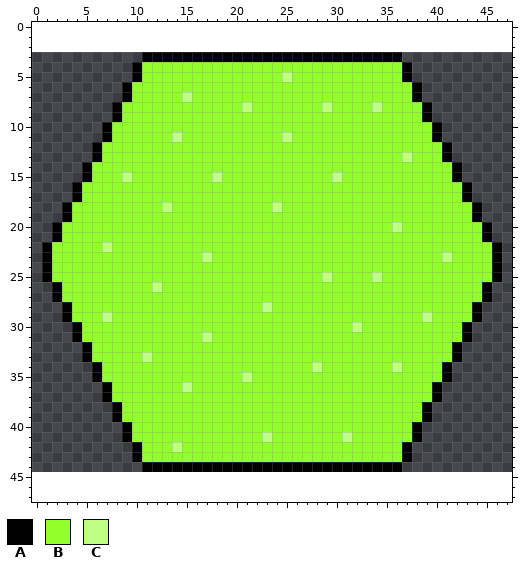
Pixel-art sprite, stored at android/assets/sprites/grass_tile.png. Above: the version before the commit.
The file is 48x42 pixels. Pixels under 10% opacity are left out. The old version is drawn lined up with the new one, on the new canvas.
Palette (. is transparent): A #000000  B #92ff2d  C #bfff84
Now the later version:
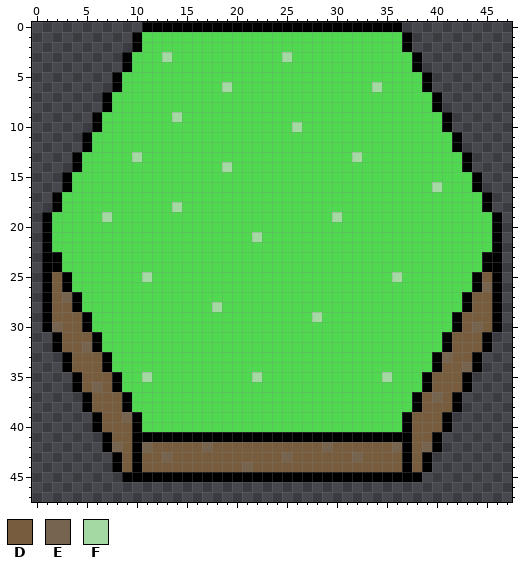
Colours new in this view: D #775c3d  E #77644e  F #a4d9a4
From the commit log: Added tile textures and broke with sorting
Change:
canvas 48x42 -> 48x48, the old top-left corner now at 0,3
colour B: #92ff2d -> #50d950
y 0: x 11..36 .......................... -> AAAAAAAAAAAAAAAAAAAAAAAAAA
y 1..2: x 10..37 ............................ -> ABBBBBBBBBBBBBBBBBBBBBBBBBBA
y 3: x 9..38 ..AAAAAAAAAAAAAAAAAAAAAAAAAA.. -> ABBBFBBBBBBBBBBBFBBBBBBBBBBBBA
y 4: x 9..10 .A -> AB; x 37..38 A. -> BA
y 5: x 8..10 ..A -> ABB; x 25 C -> B; x 37..39 A.. -> BBA
y 6: x 8..9 .A -> AB; x 19 B -> F; x 34 B -> F; x 38..39 A. -> BA
y 7: x 7..9 ..A -> ABB; x 15 C -> B; x 38..40 A.. -> BBA
y 8: x 7..8 .A -> AB; x 21 C -> B; x 29 C -> B; x 34 C -> B; x 39..40 A. -> BA
y 9: x 6..8 ..A -> ABB; x 14 B -> F; x 39..41 A.. -> BBA
y 10: x 6..7 .A -> AB; x 26 B -> F; x 40..41 A. -> BA
y 11: x 5..7 ..A -> ABB; x 14 C -> B; x 25 C -> B; x 40..42 A.. -> BBA
y 12: x 5..6 .A -> AB; x 41..42 A. -> BA
y 13: x 4..6 ..A -> ABB; x 10 B -> F; x 32 B -> F; x 37 C -> B; x 41..43 A.. -> BBA
y 14: x 4..5 .A -> AB; x 19 B -> F; x 42..43 A. -> BA
y 15: x 3..5 ..A -> ABB; x 9 C -> B; x 18 C -> B; x 30 C -> B; x 42..44 A.. -> BBA
y 16: x 3..4 .A -> AB; x 40 B -> F; x 43..44 A. -> BA
y 17: x 2..4 ..A -> ABB; x 43..45 A.. -> BBA
y 18: x 2..3 .A -> AB; x 13..14 CB -> BF; x 24 C -> B; x 44..45 A. -> BA
y 19: x 1..3 ..A -> ABB; x 7 B -> F; x 30 B -> F; x 44..46 A.. -> BBA
y 20: x 1..2 .A -> AB; x 36 C -> B; x 45..46 A. -> BA
y 21: x 1..2 .A -> AB; x 22 B -> F; x 45..46 A. -> BA
y 22: x 7 C -> B
y 23: x 2 B -> A; x 17 C -> B; x 41 C -> B; x 45 B -> A
y 24: x 2 B -> A; x 45 B -> A
y 25: x 2..3 BB -> DA; x 11 B -> F; x 29 C -> B; x 34 C -> B; x 36 B -> F; x 44..45 BB -> AD
y 26: x 1..3 .AB -> ADA; x 12 C -> B; x 44..46 BA. -> AEA
y 27: x 1..4 .ABB -> ADEA; x 43..46 BBA. -> ADDA
y 28: x 1..4 ..AB -> ADDA; x 18 B -> F; x 23 C -> B; x 43..46 BA.. -> ADDA
y 29: x 1..5 ..ABB -> ADDDA; x 7 C -> B; x 28 B -> F; x 39 C -> B; x 42..46 BBA.. -> ADDDA
y 30: x 1..5 ...AB -> AEDDA; x 32 C -> B; x 42..46 BA... -> ADEDA
y 31: x 2..6 ..ABB -> ADDDA; x 17 C -> B; x 41..45 BBA.. -> ADDDA
y 32: x 2..6 ...AB -> ADDEA; x 41..45 BA... -> ADDDA
y 33: x 3..7 ..ABB -> ADDDA; x 11 C -> B; x 40..44 BBA.. -> AEDDA
y 34: x 3..7 ...AB -> ADDDA; x 28 C -> B; x 36 C -> B; x 40..44 BA... -> ADDEA
y 35: x 4..8 ..ABB -> ADDDA; x 11 B -> F; x 21..22 CB -> BF; x 35 B -> F; x 39..43 BBA.. -> ADDDA
y 36: x 4..8 ...AB -> ADEDA; x 15 C -> B; x 39..43 BA... -> ADDDA
y 37: x 5..9 ..ABB -> ADDDA; x 38..42 BBA.. -> ADEDA
y 38: x 5..9 ...AB -> ADDDA; x 38..42 BA... -> ADDDA
y 39: x 6..10 ..ABB -> ADDEA; x 37..41 BBA.. -> ADDDA
y 40: x 6..10 ...AB -> ADDDA; x 37..41 BA... -> ADDDA
y 41: x 7..40 ..ABBBBBBBBBBBBBCBBBBBBBCBBBBBBA.. -> ADDAAAAAAAAAAAAAAAAAAAAAAAAAAAADDA
y 42: x 7..9 ... -> AED; x 11..36 BBBCBBBBBBBBBBBBBBBBBBBBBB -> EDDDDDEDDDDDDDDDDDEDDDDDDE; x 38..40 ... -> DEA
y 43: x 8..9 .. -> AD; x 11..36 BBBBBBBBBBBBBBBBBBBBBBBBBB -> DDEDDDDDDDDDDDEDDDDDDEDDDD; x 38..39 .. -> DA
y 44: x 8..39 ...AAAAAAAAAAAAAAAAAAAAAAAAAA... -> ADADDDDDDDDDDEDDDDDDDDDDDDDDDADA
y 45: x 9..38 .............................. -> AAAAAAAAAAAAAAAAAAAAAAAAAAAAAA
